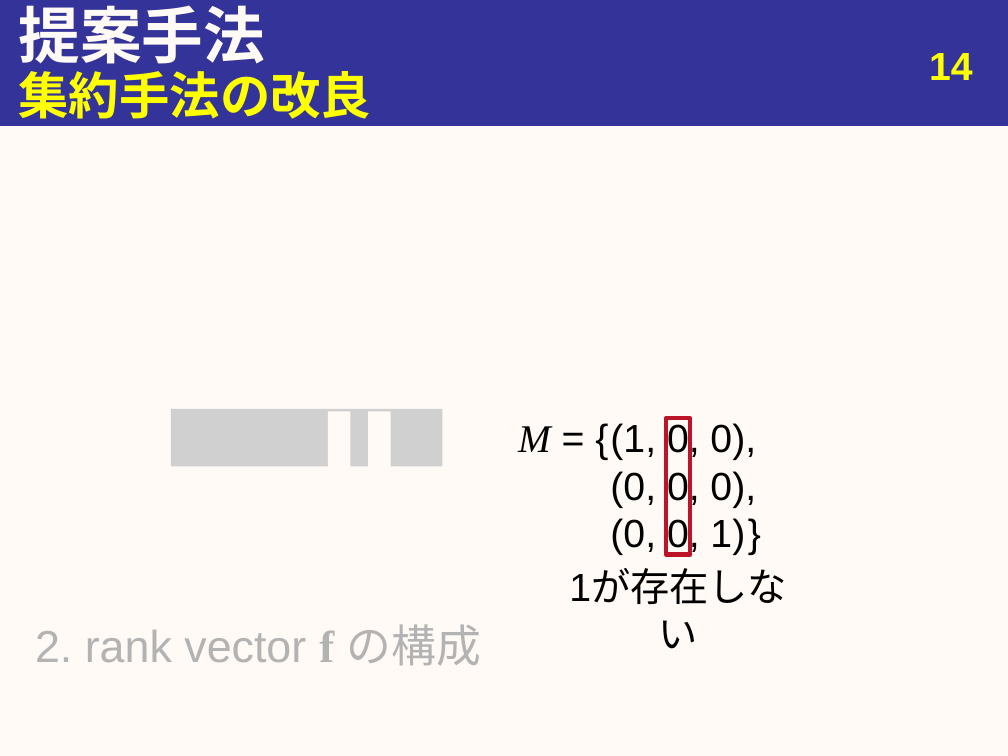
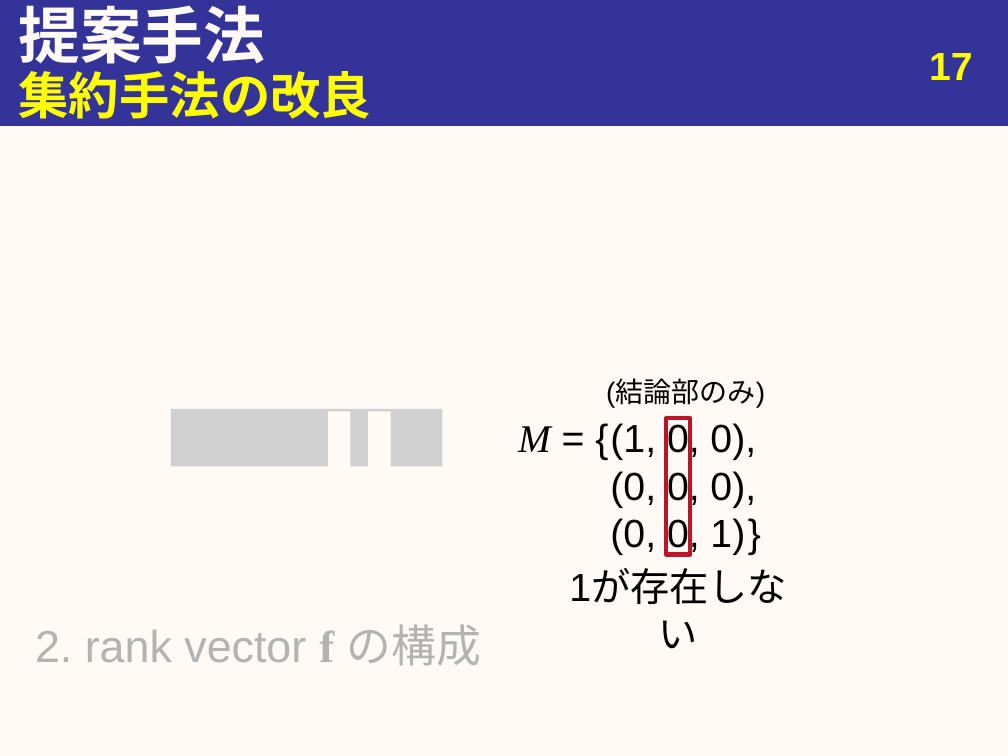
Before and after one commit to youle921/Slide-maintain, a slide deck: slide 17 of slide_1106/20191106_urita_eng.pptx (slide 14 before the commit). Drawn at 1008x756 pixels with LibreOffice and Linux fonts; fonts in the diff are those of the drawing; grey boxes stand for pictures. Boxes give left, top, right and bottom in pixels: in the first picture for what was removed or moved away, otherwise in the second. Text is boxed around its words. In the diff, an @@ line names an element or a change of style, - is before the commit and + after.

```diff
--- a/slide_1106/20191106_urita_eng.pptx
+++ b/slide_1106/20191106_urita_eng.pptx
@@ page number at [929, 53, 973, 80]: text changed @@
-14
+17
@@ text added at [606, 380, 765, 407], 20 pt, text #000000 @@
+(結論部のみ)
```
Also in this commit, not shown: 9 other slides changed, 4 slides added, 1 slide removed.
